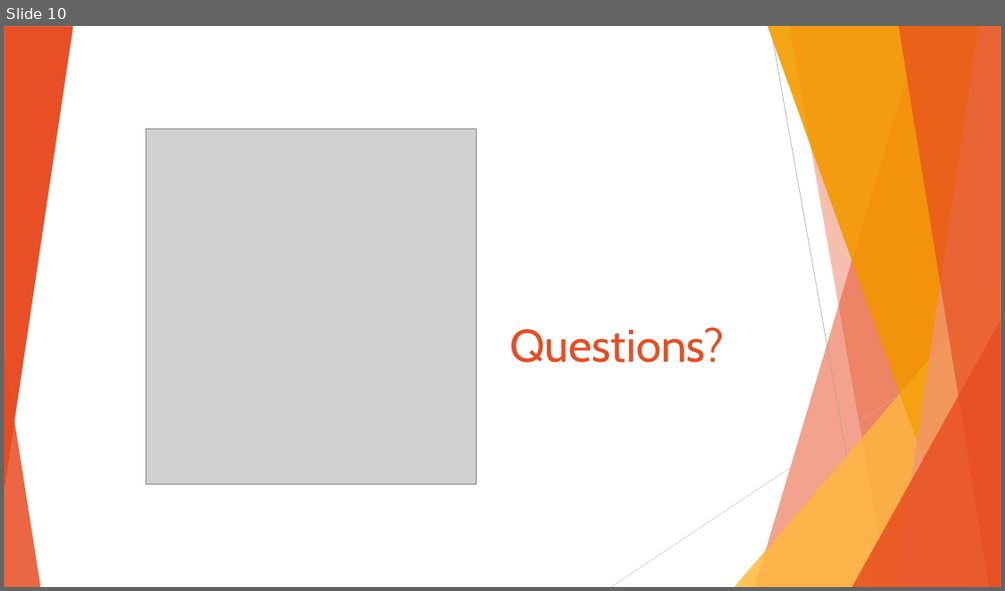
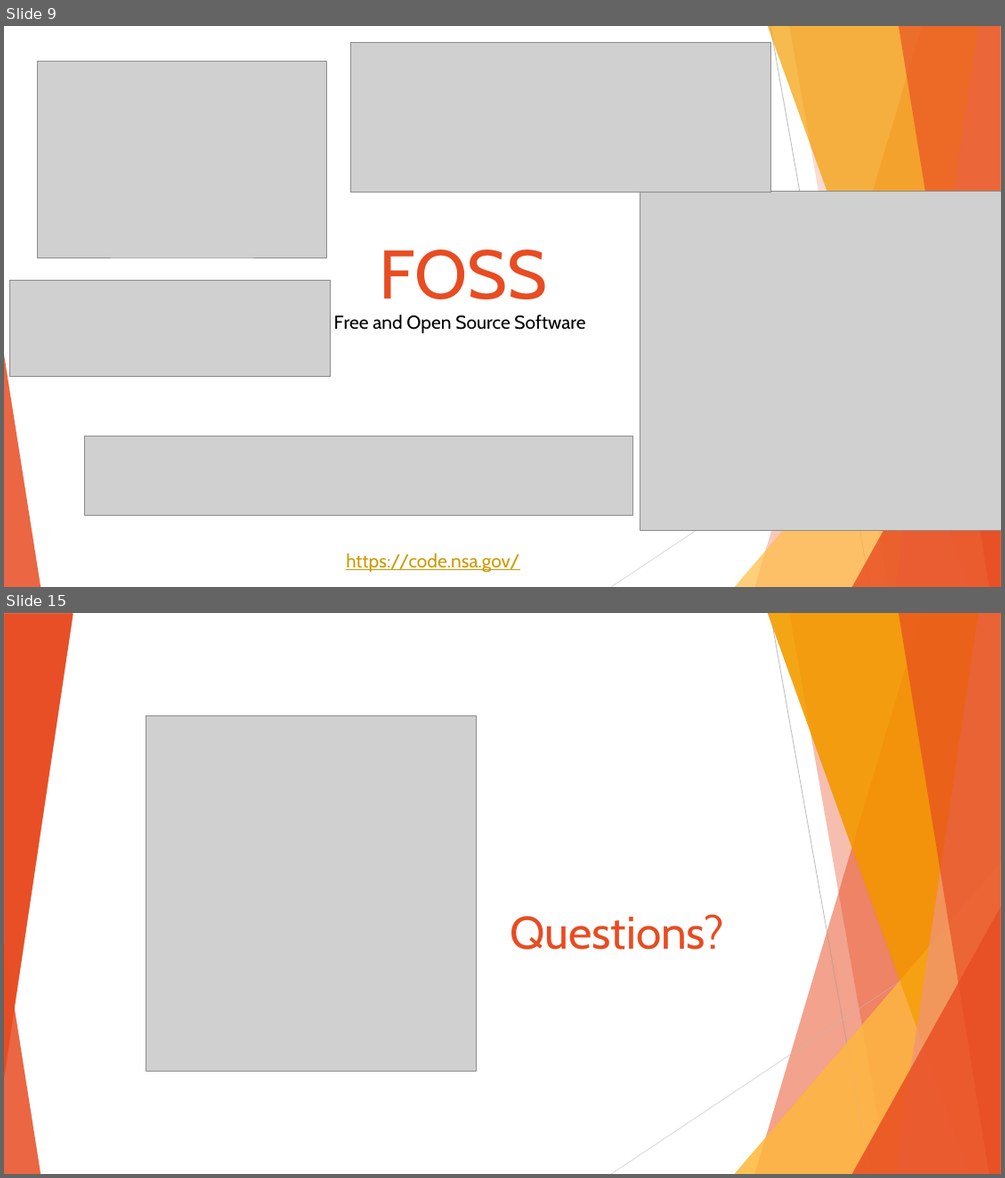
Before and after one commit to sebivenlo/ESDE-2022-Ghidra, a slide deck: Ghidra_Prep.pptx. Shown one above the other, each under a label of ours: slide 10 before the commit, slides 9 and 15 after it; the slides between them are not shown. The pictures are 1005x591 and 1005x1178 pixels, drawn with LibreOffice and Linux fonts; fonts in the diff are those of the drawing; grey boxes stand for pictures. Boxes give left, top, right and bottom in pixels: in the first picture for what was removed or moved away, otherwise in the second. Text is boxed around its words. In the diff, an @@ line names an element or a change of style, - is before the commit and + after.

```diff
--- a/Ghidra_Prep.pptx
+++ b/Ghidra_Prep.pptx
@@ slide 9 added at (x1=4, y1=26, x2=1001, y2=587), background #FFFFFF; not listed: 8 template elements that a slide beside it also shows @@
@@ picture added at (x1=350, y1=42, x2=770, y2=192) @@
@@ line added from (770, 26) to (870, 587), #BFBFBF 0.75 pt @@
@@ picture added at (x1=37, y1=61, x2=326, y2=257) @@
@@ picture added at (x1=640, y1=191, x2=1001, y2=530) @@
@@ title added at (x1=379, y1=249, x2=547, y2=299), 66 pt, text #E84C22 @@
+FOSS
@@ picture added at (x1=9, y1=281, x2=330, y2=376) @@
@@ text added at (x1=334, y1=314, x2=585, y2=333), 18 pt, text #000000 @@
+Free and Open Source Software
@@ line added from (1001, 328) to (611, 587), #D9D9D9 0.75 pt @@
@@ picture added at (x1=84, y1=436, x2=632, y2=516) @@
@@ text added at (x1=346, y1=553, x2=519, y2=572), 18 pt, text #CC9900, underline @@
+https://code.nsa.gov/
@@ what was slide 10 is now slide 15 @@
```
Also in this commit, not shown: 7 slides changed, 5 other slides added, 1 slide removed.
